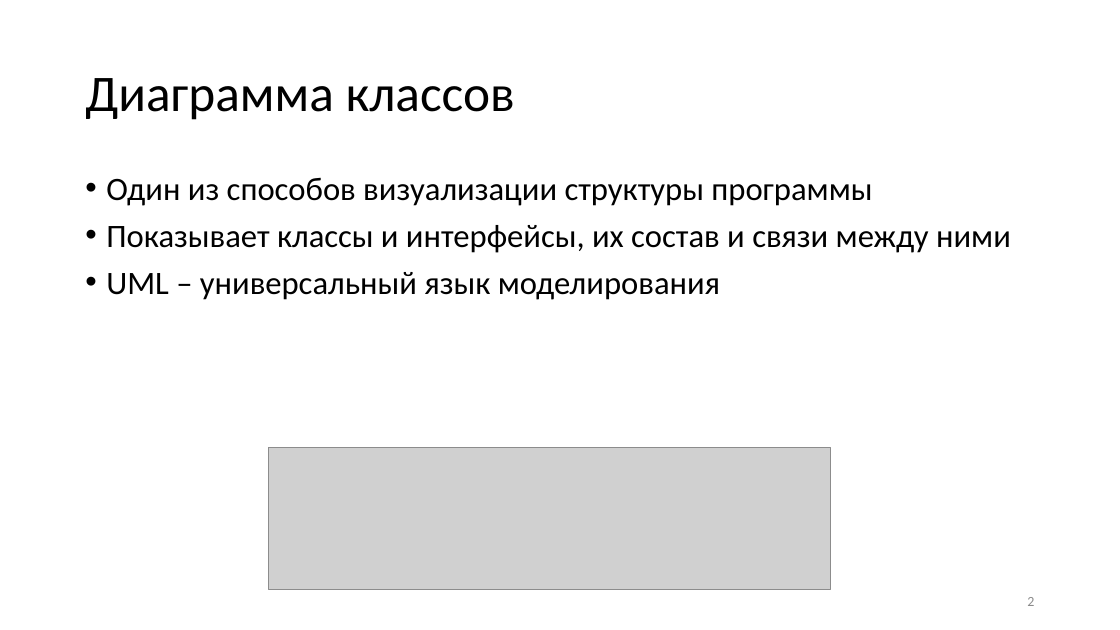
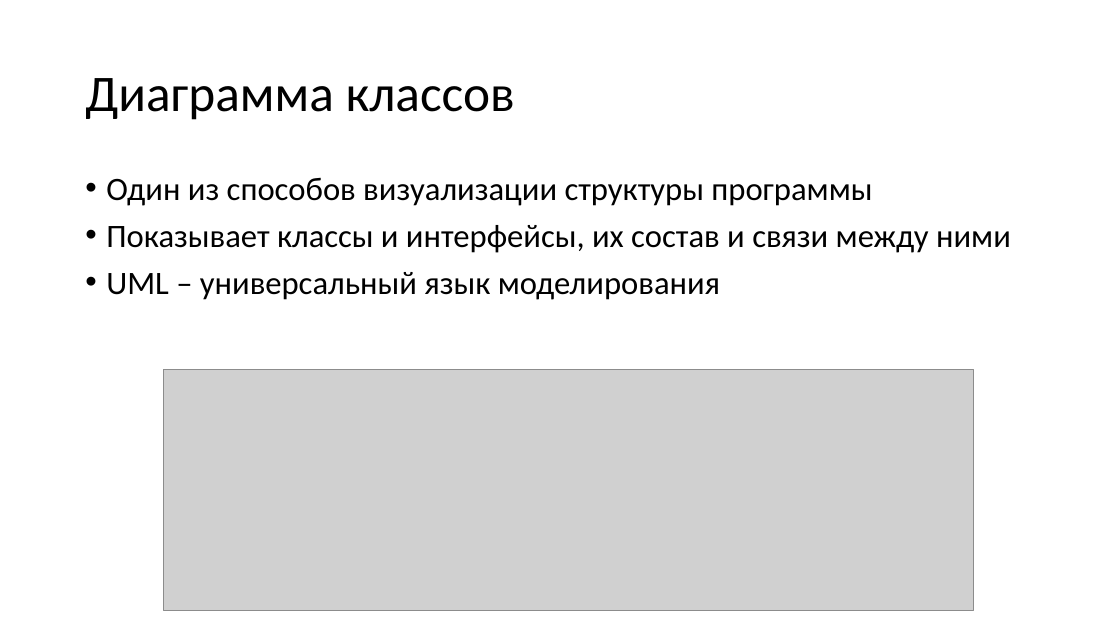
Before and after one commit to alexey-malov/ood, a slide deck: slide 2 of lectures/00.relations/Отношения между классами.pptx. Drawn at 1120x630 pixels with LibreOffice and Linux fonts; fonts in the diff are those of the drawing; grey boxes stand for pictures. Boxes give left, top, right and bottom in pixels: in the first picture for what was removed or moved away, otherwise in the second. Text is boxed around its words. In the diff, an @@ line names an element or a change of style, - is before the commit and + after.

```diff
--- a/lectures/00.relations/Отношения между классами.pptx
+++ b/lectures/00.relations/Отношения между классами.pptx
@@ picture: place and size @@
-picture at <box>269,448,831,590</box>
+picture at <box>163,370,974,611</box>
@@ page number removed at <box>1027,597,1034,606</box> @@
-2
```
Also in this commit, not shown: 10 other slides changed, 4 slides added, 4 slides removed, 1 other file.
